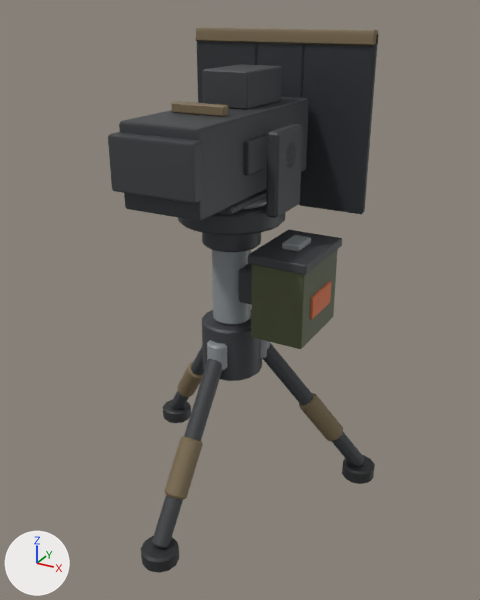
Two versions of the glTF model game/assets/equipment/eqp_sentry/eqp_sentry.glb, one commit apart.
Before and after are seen from a 50 mm lens placed at (0.531, -0.937, 0.856), pointed at (-0.022, 0.069, 0.354). The axes (+X, +Y, +Z) are drawn at lower left. The lights are the same throughout. The first picture is the older version. Where no turn or scale is listed for an object, it has been applied to the vertices. Vertices at exactly the same position are counted once.

In view in the first picture: 'AmmoBox', 'Base', 'Gun', 'Shield', 'YawMesh'.
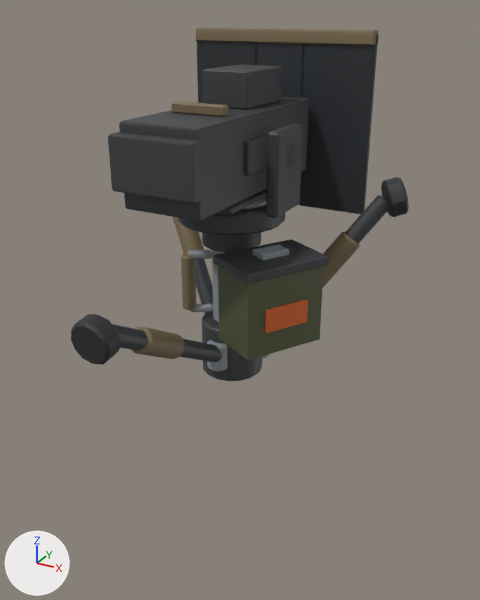
Commit message: [D-157] sentry deploy/fold clips on Base/Legs (A's answers), eqp_sentry.tscn (Shield hidden), Base/Handle marker

Boxes [x1, y1, x2, y2] around the edits, measured in the pictures (480 x 600 px; the box of a moved part takes in the faces that stretch with it):
'Base', reshaped (62% narrower, 56% shorter): before [141, 232, 375, 573]; after [181, 232, 270, 381]
'AmmoBox', reshaped (23% wider): before [248, 229, 342, 349]; after [213, 239, 329, 360]
'Leg0Mesh', added: after [71, 314, 222, 365]
    faces in mat_m_pr_plastic_black (black #2c2d2f): [71, 314, 121, 365]
    faces in mat_m_pr_powder_charcoal (dark grey #3b3e41): [113, 324, 222, 362]
    faces in mat_m_pr_bag_coyote (brown #7a6a4e): [132, 326, 184, 359]
'Leg1Mesh', added: after [323, 177, 409, 287]
    faces in mat_m_pr_bag_coyote (brown #7a6a4e): [323, 231, 360, 287]
    faces in mat_m_pr_powder_charcoal (dark grey #3b3e41): [346, 195, 389, 243]
    faces in mat_m_pr_plastic_black (black #2c2d2f): [381, 177, 409, 217]
'Leg2Mesh', added: after [173, 217, 213, 314]
    faces in mat_m_pr_powder_charcoal (dark grey #3b3e41): [195, 259, 213, 314]
    faces in mat_m_pr_bag_coyote (brown #7a6a4e): [173, 217, 204, 253]
part 1 of me_base, moved or reshaped: before [164, 436, 203, 500]; after [181, 253, 196, 310]
part 2 of me_base, rebuilt: before [202, 310, 262, 381]; after [202, 311, 262, 381]
part 3 of me_base, rebuilt (mostly hidden): before [260, 340, 270, 359]; after [260, 354, 270, 359]
part 4 of me_base, rebuilt: before [207, 340, 227, 370]; after [207, 340, 227, 371]
part 5 of me_base, rebuilt: before [212, 250, 251, 325]; after [212, 250, 226, 322]
part 6 of me_base, added: after [190, 304, 213, 312]
part 7 of me_base, added: after [188, 250, 212, 259]
part 8 of me_base, deleted: before [141, 264, 375, 573]
part 9 of me_ammobox, moved or reshaped: before [248, 229, 342, 275]; after [213, 239, 329, 284]
part 10 of me_ammobox, moved or reshaped: before [251, 249, 338, 349]; after [218, 266, 324, 360]
part 11 of me_ammobox, moved or reshaped: before [282, 235, 311, 252]; after [253, 244, 289, 261]
part 12 of me_ammobox, moved or reshaped: before [310, 281, 332, 320]; after [265, 299, 308, 333]

The change, as a list of edits to the scene's bpy script:
```text
Change me_base:
    remove me_base.from_pydata(...)  # 864 vertices, 1664 faces; spans x -0.247..0.247, y -0.282..0.157, z 0.0..0.524
    add me_base.from_pydata(...)  # 516 vertices, 996 faces; spans x -0.077..0.062, y -0.069..0.055, z 0.25..0.524
    me_base part 1: the loose piece of 48 vertices spanning x -0.019..0.019, y -0.213..-0.127, z 0.088..0.188 is multiplied about its middle by the matrix ((-0.605, 0.0, 0.0), (0.0, 0.486, -0.36), (0.0, -0.598, -0.807)), then moved by (-0.065, 0.132, 0.282)
    me_base part 2: the loose piece of 64 vertices spanning x -0.055..0.055, y -0.055..0.055, z 0.25..0.35 is rebuilt with 64 vertices and now spans x -0.055..0.055, y -0.055..0.055, z 0.25..0.35
    me_base part 3: the loose piece of 60 vertices spanning x 0.024..0.062, y 0.006..0.044, z 0.275..0.325 is rebuilt with 60 vertices and now spans x 0.024..0.062, y 0.006..0.044, z 0.275..0.325
    me_base part 4: the loose piece of 60 vertices spanning x -0.019..0.019, y -0.069..-0.031, z 0.275..0.325 is rebuilt with 60 vertices and now spans x -0.019..0.019, y -0.069..-0.031, z 0.275..0.325
    me_base part 5: the loose piece of 56 vertices spanning x -0.033..0.033, y -0.034..0.034, z 0.35..0.52 is rebuilt with 56 vertices and now spans x -0.033..0.033, y -0.034..0.034, z 0.35..0.52
    me_base part 6: a new loose piece of 48 vertices spanning x -0.067..-0.027, y -0.042..-0.013, z 0.363..0.377, in mat_m_pr_steel_galv (grey #8e9497)
    me_base part 7: a new loose piece of 48 vertices spanning x -0.067..-0.027, y -0.042..-0.013, z 0.463..0.477, in mat_m_pr_steel_galv (grey #8e9497)
    me_base part 8: 9 loose pieces with 444 vertices, spanning x -0.247..0.247, y -0.282..0.157, z 0.0..0.46, are deleted
    other edits to the shape of me_base do not show in these pictures
    remove me_base.materials.append(mat_m_pr_plastic_black)  # black #2c2d2f
Change me_ammobox:
    remove me_ammobox.from_pydata(...)  # 88 vertices, 160 faces; spans x 0.07..0.17, y -0.075..0.075, z 0.36..0.515
    add me_ammobox.from_pydata(...)  # 112 vertices, 204 faces; spans x 0.009..0.184, y -0.149..0.029, z 0.36..0.515
    me_ammobox part 9: the loose piece of 24 vertices spanning x 0.07..0.17, y -0.075..0.075, z 0.49..0.505 is turned -30 degrees about the z axis through the mesh origin
    me_ammobox part 10: the loose piece of 24 vertices spanning x 0.075..0.165, y -0.07..0.07, z 0.36..0.5 is turned -30 degrees about the z axis through the mesh origin
    me_ammobox part 11: the loose piece of 24 vertices spanning x 0.105..0.135, y -0.025..0.025, z 0.505..0.515 is turned -30 degrees about the z axis through the mesh origin
    me_ammobox part 12: the loose piece of 16 vertices spanning x 0.165..0.169, y -0.04..0.04, z 0.4..0.44 is turned -30 degrees about the z axis through the mesh origin
    other edits to the shape of me_ammobox do not show in these pictures
Add ob_leg2mesh:
    ob_leg2mesh = bpy.data.objects.new('Leg2Mesh', me_leg2mesh)  # 152 vertices, 292 faces; spans x -0.207..0.011, y -0.013..0.136, z -0.007..0.313; in mat_m_pr_powder_charcoal (dark grey #3b3e41), mat_m_pr_bag_coyote (brown #7a6a4e), mat_m_pr_plastic_black (black #2c2d2f)
    ob_leg2mesh.location = (-0.043, 0.025, 0.3)
Add ob_leg1mesh:
    ob_leg1mesh = bpy.data.objects.new('Leg1Mesh', me_leg1mesh)  # 152 vertices, 292 faces; spans x -0.01..0.219, y -0.013..0.144, z -0.007..0.302; in mat_m_pr_powder_charcoal (dark grey #3b3e41), mat_m_pr_bag_coyote (brown #7a6a4e), mat_m_pr_plastic_black (black #2c2d2f)
    ob_leg1mesh.location = (0.043, 0.025, 0.3)
Add ob_leg0mesh:
    ob_leg0mesh = bpy.data.objects.new('Leg0Mesh', me_leg0mesh)  # 156 vertices, 300 faces; spans x -0.032..0.032, y -0.324..0.006, z -0.011..0.198; in mat_m_pr_powder_charcoal (dark grey #3b3e41), mat_m_pr_bag_coyote (brown #7a6a4e), mat_m_pr_plastic_black (black #2c2d2f)
    ob_leg0mesh.location = (0.0, -0.05, 0.3)
```
